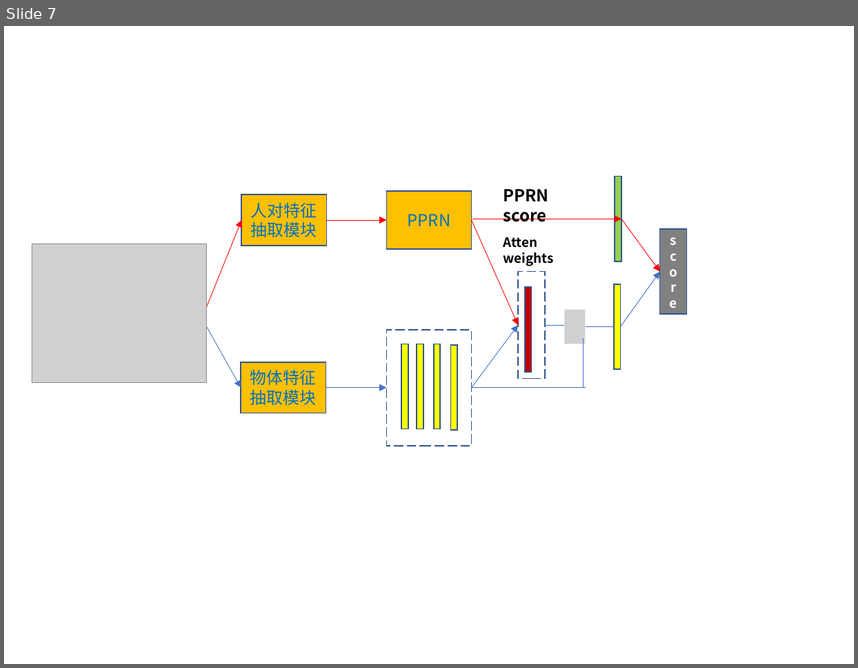
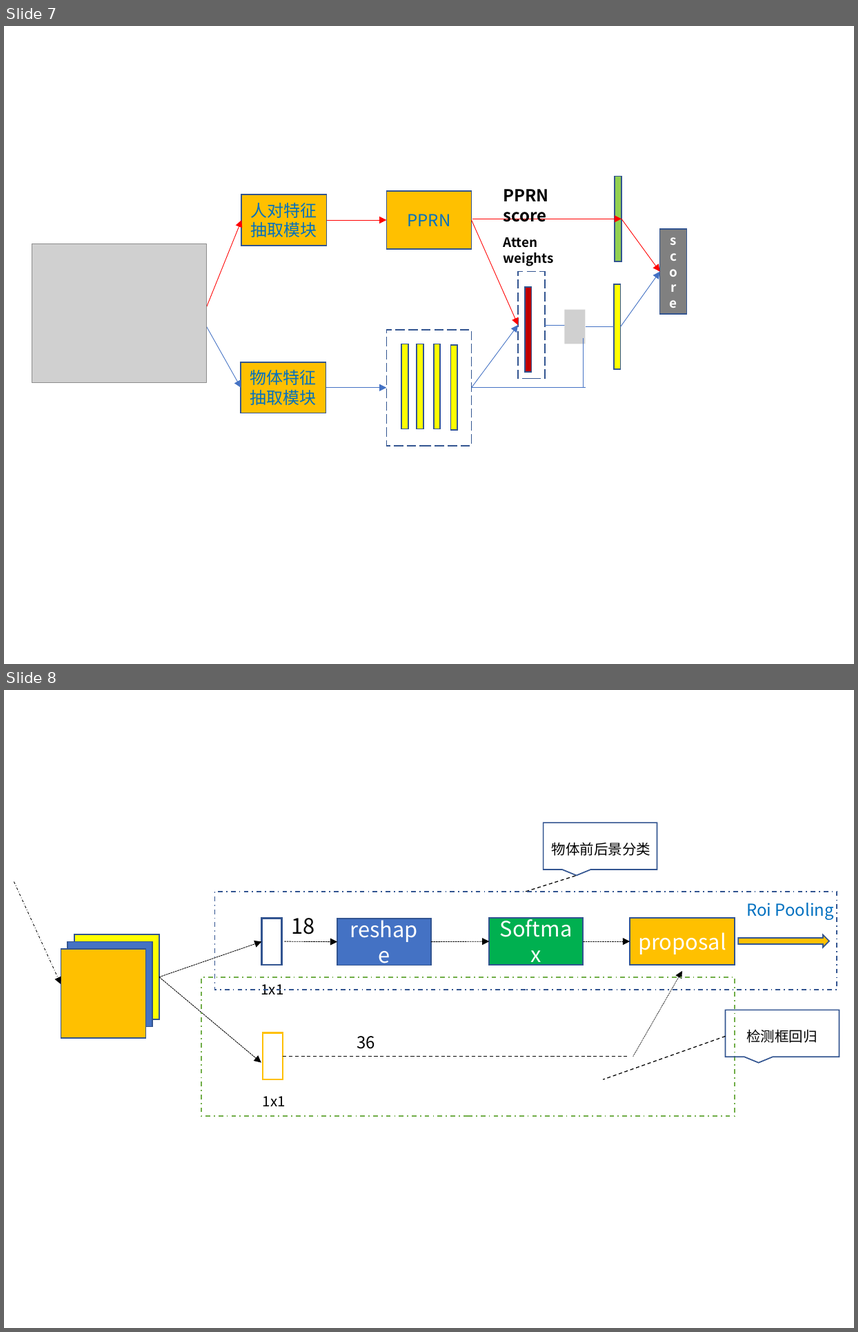
Before and after one commit to lileilai/GraduatePaper, a slide deck: LatexThesis4SYSU-master/新建 PPT 演示文稿.pptx. Shown one above the other, each under a label of ours: slide 7 before the commit, slides 7 and 8 after it. The pictures are 858x668 and 858x1332 pixels, drawn with LibreOffice and Linux fonts; fonts in the diff are those of the drawing; grey boxes stand for pictures. Boxes give left, top, right and bottom in pixels: in the first picture for what was removed or moved away, otherwise in the second. Text is boxed around its words. In the diff, an @@ line names an element or a change of style, - is before the commit and + after.

```diff
--- a/LatexThesis4SYSU-master/新建 PPT 演示文稿.pptx
+++ b/LatexThesis4SYSU-master/新建 PPT 演示文稿.pptx
@@ slide 8 added at bbox=[4, 690, 854, 1328], background #FFFFFF @@
@@ speech box added at bbox=[544, 822, 657, 869], outline #325491 1 pt @@
@@ text added at bbox=[552, 842, 651, 856], 12 pt, text #000000 @@
+物体前后景分类
@@ line added from (526, 891) to (577, 876), #000000 0.75 pt dashed @@
@@ arrow added from (14, 881) to (61, 984), #000000 0.5 pt dashed @@
@@ rectangle added at bbox=[215, 891, 837, 989], outline #325491 1 pt dashed @@
@@ text added at bbox=[746, 903, 834, 920], 14 pt, text #0070C0 @@
+Roi Pooling
@@ rectangle added at bbox=[74, 934, 159, 1019], fill #FFFF00, outline #325491 1 pt @@
@@ rectangle added at bbox=[261, 918, 282, 965], outline #325491 1.5 pt @@
@@ text added at bbox=[291, 918, 314, 934], 18 pt, text #000000 @@
+18
@@ rectangle added at bbox=[337, 918, 430, 965], fill #4472C4, outline #325491 1 pt, 18 pt, text #FFFFFF @@
+reshape
@@ rectangle added at bbox=[489, 918, 583, 965], fill #00B050, outline #325491 1 pt, 18 pt, text #FFFFFF @@
+Softmax
@@ rectangle added at bbox=[630, 918, 734, 965], fill #FFC000, outline #325491 1 pt, 18 pt, text #FFFFFF @@
+proposal
@@ right arrow added at bbox=[738, 935, 829, 947], fill #FFC000, outline #325491 1 pt @@
@@ rectangle added at bbox=[61, 949, 146, 1038], fill #FFC000, outline #325491 1 pt @@
@@ rectangle added at bbox=[67, 942, 153, 1027], fill #4472C4, outline #325491 1 pt @@
@@ arrow added from (159, 976) to (261, 942), #000000 0.5 pt dashed @@
@@ arrow added from (285, 942) to (337, 942), #000000 0.5 pt dashed @@
@@ arrow added from (430, 942) to (489, 942), #000000 0.5 pt dashed @@
@@ arrow added from (583, 942) to (630, 942), #000000 0.5 pt dashed @@
@@ arrow added from (159, 976) to (261, 1063), #000000 0.5 pt dashed @@
@@ rectangle added at bbox=[201, 976, 734, 1116], outline #70AD47 1 pt dashed @@
@@ arrow added from (633, 1056) to (682, 971), #000000 0.5 pt dashed @@
@@ text added at bbox=[261, 984, 284, 994], 12 pt, text #000000 @@
+1x1
@@ speech box added at bbox=[726, 1009, 840, 1056], outline #325491 1 pt @@
@@ rectangle added at bbox=[263, 1032, 283, 1079], outline #FFC000 1.5 pt @@
@@ text added at bbox=[357, 1036, 376, 1049], 14 pt, text #000000 @@
+36
@@ line added from (726, 1036) to (604, 1079), #000000 0.75 pt dashed @@
@@ text added at bbox=[746, 1029, 818, 1043], 12 pt, text #000000 @@
+检测框回归
@@ line added from (283, 1056) to (630, 1056), #000000 0.75 pt dashed @@
@@ text added at bbox=[263, 1096, 286, 1106], 12 pt, text #000000 @@
+1x1
```
Also in this commit, not shown: 4 other files.
